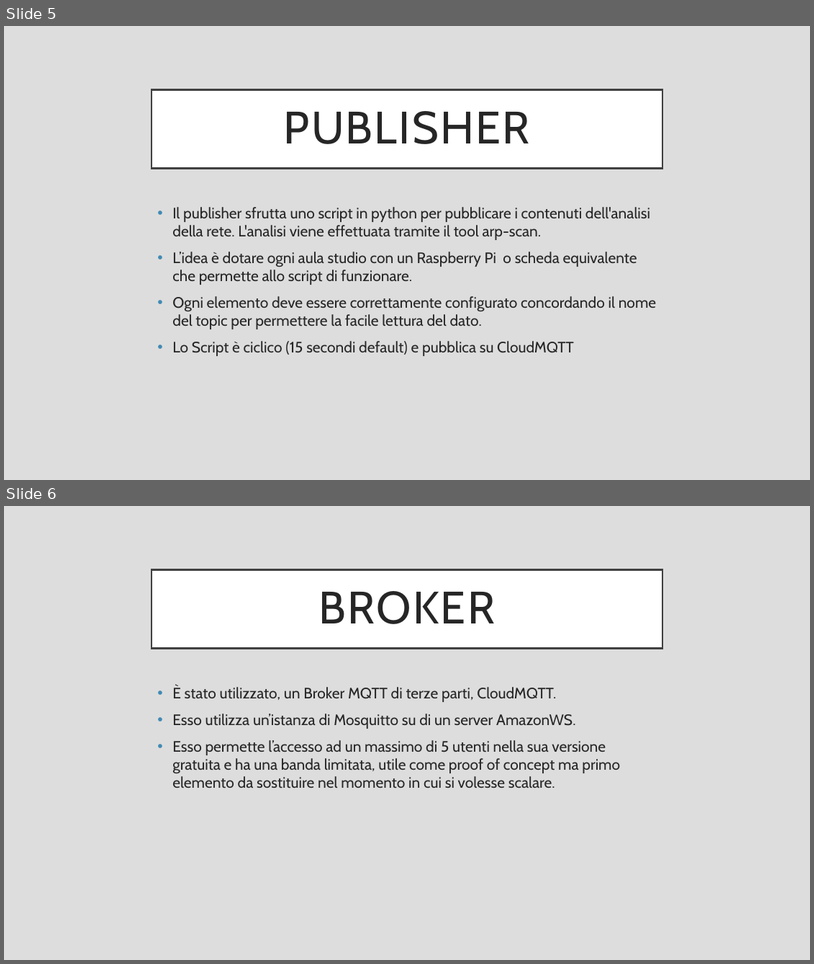
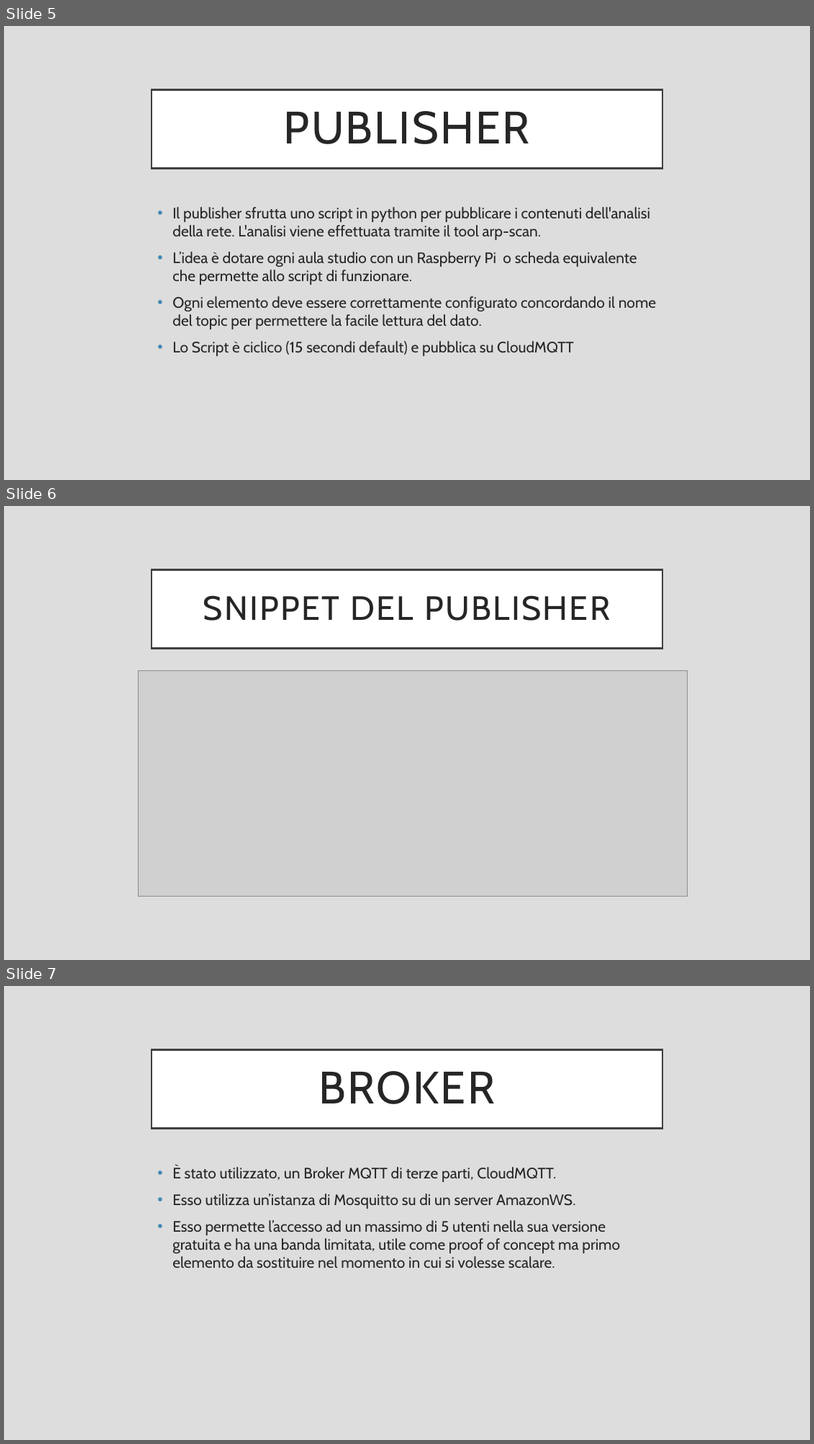
Before and after one commit to franzqat/SMART-CROWD, a slide deck: SmartCrowd.pptx. Shown one above the other, each under a label of ours: slides 5 and 6 before the commit, slides 5, 6 and 7 after it. The pictures are 814x964 and 814x1444 pixels, drawn with LibreOffice and Linux fonts; fonts in the diff are those of the drawing; grey boxes stand for pictures. Boxes give left, top, right and bottom in pixels: in the first picture for what was removed or moved away, otherwise in the second. Text is boxed around its words. In the diff, an @@ line names an element or a change of style, - is before the commit and + after.

Commit message:
ppt con snippet

```diff
--- a/SmartCrowd.pptx
+++ b/SmartCrowd.pptx
@@ slide 6 added at [4, 506, 810, 960], background #DDDDDD @@
@@ title added at [152, 569, 663, 648], fill #FFFFFF, outline #404040 2.5 pt, 40 pt, text #262626 @@
+SNIPPET DEL PUBLISHER
@@ picture added at [139, 671, 687, 896] @@
@@ what was slide 6 is now slide 7 @@
```
Also in this commit, not shown: 1 other slide added.
